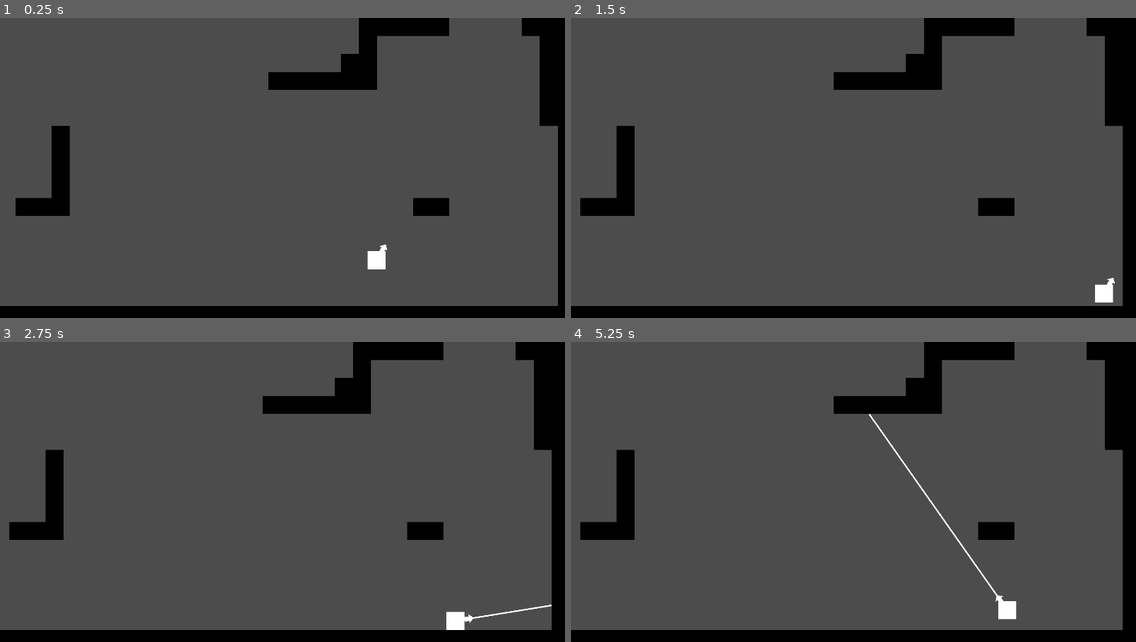
Above: before the commit, frames 1-4 (two rows, left to right).
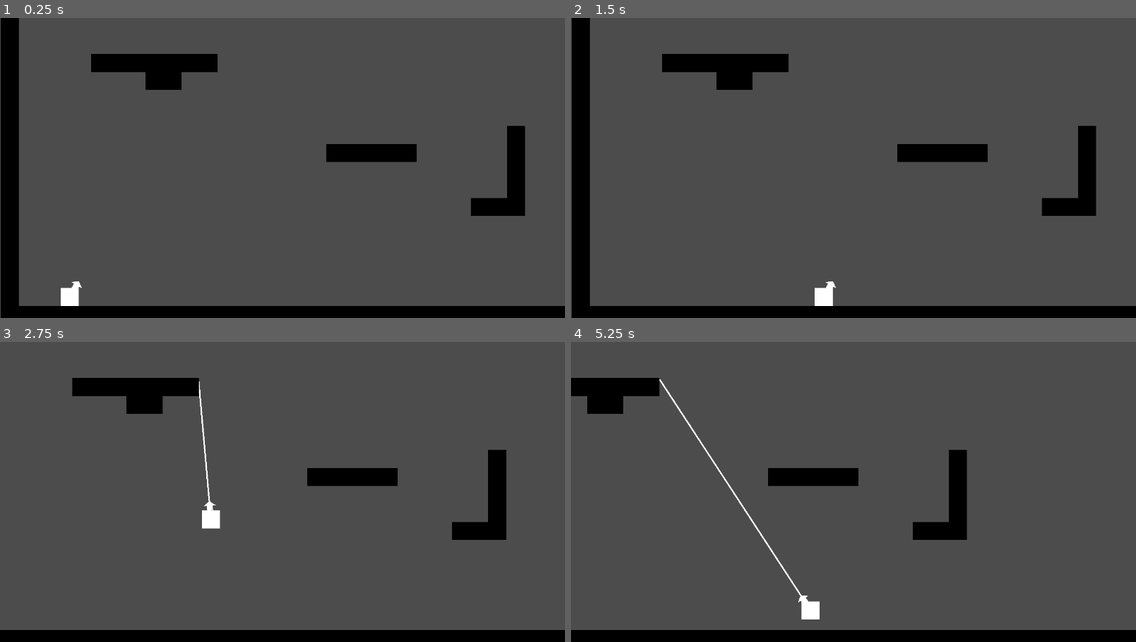
Above: after the commit, the same moments.

Repository: cjsweeten101/dws
Game: Godot game, scene res://Levels/TestingLevel.tscn
The game is run twice, just before and just after one commit, with the same random seed, the same clock (stepped at 60 frames per second) and the same inputs. Before the commit the project has no main scene; this scene is started directly in both runs.
Inputs:
- Up to frame 1 (0.25 s): no input
- Up to frame 2 (1.5 s): tap Enter (action) at 0.5, 1.35 s; hold Enter (action) 0.53-1.28 s; hold D (right) from 0.53 s (still down)
- Up to frame 3 (2.75 s): release D (right) at 2.03 s; hold A (left) from 2.03 s (still down); hold Enter (action) from 2.03 s (still down)
- Up to frame 4 (5.25 s): release A (left) at 2.78 s; release Enter (action) at 2.78 s; hold D (right) 2.78-4.28 s; tap Enter (action) at 2.85, 4.35 s; hold Enter (action) 3.53-4.28 s; hold A (left) 4.28-5.03 s; hold D (right) from 5.03 s (still down); hold Enter (action) from 5.03 s (still down)

The runs differ from the first frame. In frame 1, 15% of the frame differs, in the area x 0-100%, y 0-100%; in frame 2, 15%; in frame 3, 13%; in frame 4, 13%.

Commit message:
game feel changes

Diff:
--- a/Levels/TestingLevel.tscn
+++ b/Levels/TestingLevel.tscn
@@ -35,7 +35,7 @@
 
 [node name="Player" parent="." index="1" instance=ExtResource( 3 )]
 
-position = Vector2( 2159, 596 )
+position = Vector2( 135, 722 )
 
 [node name="Camera" type="Camera2D" parent="." index="2"]
 
--- a/Player/Player.gd
+++ b/Player/Player.gd
@@ -1,15 +1,20 @@
 extends KinematicBody2D
 
 var UP = Vector2(0,-1)
-var gravity = Vector2(0,25)
-var acceleration = 200
-var max_speed = 700
+var gravity = Vector2(0,40)
+var acceleration = 225
+var max_speed = 850
 var ground_friction = .3
+var air_friction = .3
+var grapple_friction = .3
 var current_speed = Vector2(0,0)
 var grappled = false
 var direction = 1
 var grapple_point = Vector2()
 var grapple_cooled_down = true
+
+func ready():
+	current_speed = move_and_slide(gravity, UP)
 
 func _physics_process(delta):
 	move()
@@ -19,6 +24,9 @@
 		check_for_break()
 
 func move():
+	current_speed += gravity
+	current_speed = move_and_slide(current_speed, UP)
+
 	if Input.is_action_pressed("right"):
 		current_speed.x = min(current_speed.x + acceleration, max_speed)
 		direction = 1
@@ -33,11 +41,12 @@
 	elif Input.is_action_just_released("action"):
 		set_grappled(false)
 
-	current_speed.x = lerp(current_speed.x, 0, ground_friction)
-	if !is_on_floor():
-		current_speed += gravity
-
-	current_speed = move_and_slide(current_speed, UP)
+	if grappled:
+		current_speed.x = lerp(current_speed.x, 0, grapple_friction)
+	elif is_on_floor():
+		current_speed.x = lerp(current_speed.x, 0, ground_friction)
+	else:
+		current_speed.x = lerp(current_speed.x, 0, air_friction)
 
 func set_direction():
 	if grappled:
@@ -50,7 +59,7 @@
 
 func reel_in():
 	var grapple_vector = (grapple_point - global_position)
-	current_speed += grapple_vector.normalized()*55
+	current_speed += grapple_vector.normalized()*75
 	draw_grapple_hook(grapple_vector)
 
 func draw_grapple_hook(vect):
@@ -66,10 +75,12 @@
 
 func set_grappled(booly):
 	if booly == true:
+		current_speed.y *= .40
 		grapple_point = $GrappleCast.get_collision_point()
 		grappled = true
 		$GrappleSprite.visible = true
 	elif booly == false:
+		current_speed *= 1.2
 		grappled = false
 		$GrappleSprite.visible = false
 		grapple_cooled_down = false
--- a/Player/Player.tscn
+++ b/Player/Player.tscn
@@ -32,6 +32,7 @@
 [node name="GrappleCast" type="RayCast2D" parent="." index="2"]
 
 rotation = 2.61799
+scale = Vector2( 0.1, 1 )
 enabled = true
 exclude_parent = true
 cast_to = Vector2( 0, 1000 )
@@ -41,7 +42,7 @@
 [node name="ArrowSprite" type="Sprite" parent="GrappleCast" index="0"]
 
 position = Vector2( 0.0957012, 36.3818 )
-scale = Vector2( -0.75, -0.75 )
+scale = Vector2( -10, -0.75 )
 z_index = -1
 texture = ExtResource( 3 )
 _sections_unfolded = [ "Transform", "Z Index" ]
--- a/project.godot
+++ b/project.godot
@@ -11,6 +11,7 @@
 [application]
 
 config/name="DWS"
+run/main_scene="res://Levels/TestingLevel.tscn"
 config/icon="res://icon.png"
 
 [display]
Not shown, added: export_presets.cfg
